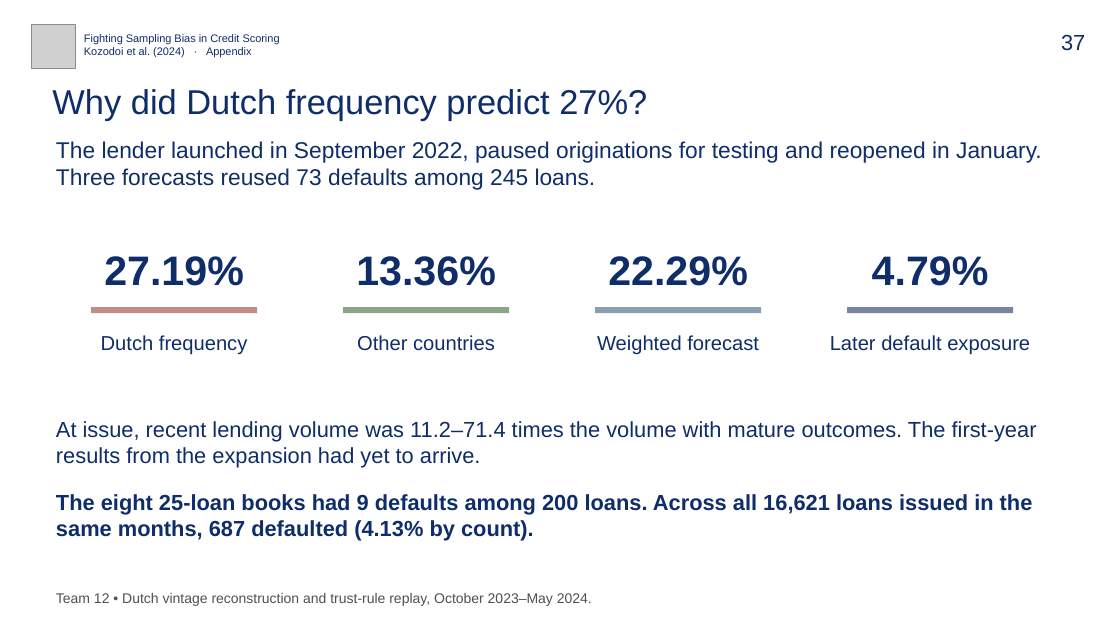
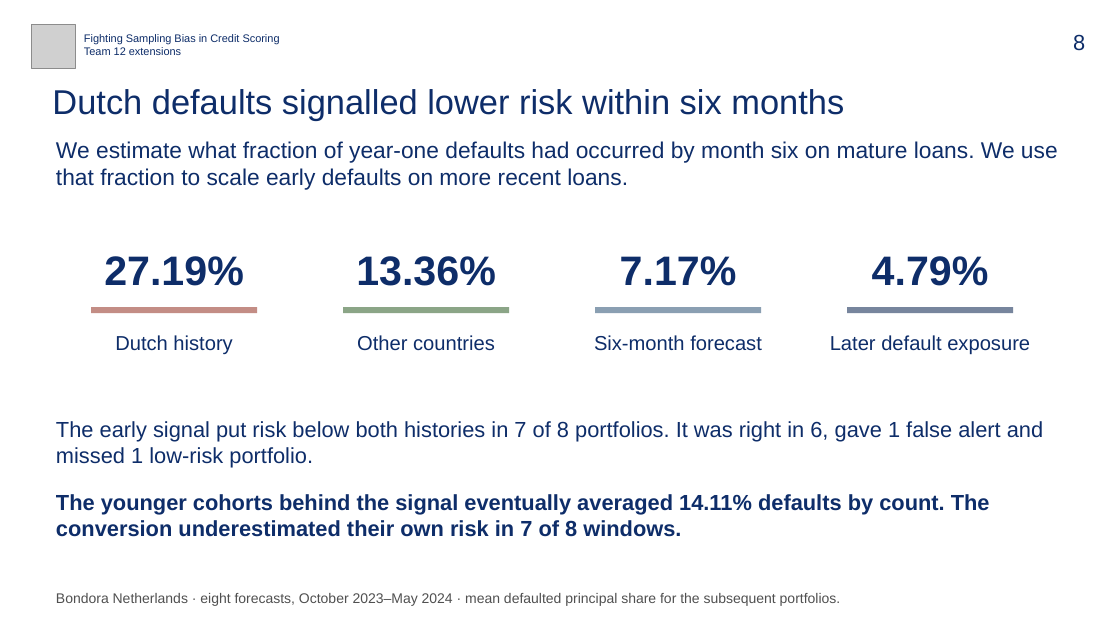
Before and after one commit to bigpurota/paper11, a slide deck: slide 8 of slides/paper11.pptx (slide 37 before the commit). Drawn at 1120x630 pixels with LibreOffice and Linux fonts; fonts in the diff are those of the drawing; grey boxes stand for pictures. Boxes give left, top, right and bottom in pixels: in the first picture for what was removed or moved away, otherwise in the second. Text is boxed around its words. In the diff, an @@ line names an element or a change of style, - is before the commit and + after.

Commit message:
Test early arrears across lenders and shorten the defense to nine slides

```diff
--- a/slides/paper11.pptx
+++ b/slides/paper11.pptx
@@ text at box(84, 47, 181, 55): text changed @@
-Kozodoi et al. (2024) · Appendix
+Team 12 extensions
@@ text at box(1073, 34, 1085, 51): text changed @@
-37
+8
@@ text at box(52, 89, 844, 120): text changed @@
-Why did Dutch frequency predict 27%?
+Dutch defaults signalled lower risk within six months
@@ text at box(56, 141, 1058, 190): text changed @@
-The lender launched in September 2022, paused originations for testing and reopened in January. Three forecasts reused 73 defaults among 245 loans.
+We estimate what fraction of year-one defaults had occurred by month six on mature loans. We use that fraction to scale early defaults on more recent loans.
@@ text at box(620, 256, 737, 286): text changed @@
-22.29%
+7.17%
@@ text at box(115, 335, 232, 354): text changed @@
-Dutch frequency
+Dutch history
@@ text at box(594, 335, 762, 351): text changed @@
-Weighted forecast
+Six-month forecast
@@ text at box(56, 421, 1043, 468): text changed @@
-At issue, recent lending volume was 11.2–71.4 times the volume with mature outcomes. The first-year results from the expansion had yet to arrive.
+The early signal put risk below both histories in 7 of 8 portfolios. It was right in 6, gave 1 false alert and missed 1 low-risk portfolio.
@@ text at box(56, 494, 990, 537): text changed @@
-The eight 25-loan books had 9 defaults among 200 loans. Across all 16,621 loans issued in the same months, 687 defaulted (4.13% by count).
+The younger cohorts behind the signal eventually averaged 14.11% defaults by count. The conversion underestimated their own risk in 7 of 8 windows.
@@ text at box(56, 593, 841, 606): text changed @@
-Team 12 • Dutch vintage reconstruction and trust-rule replay, October 2023–May 2024.
+Bondora Netherlands · eight forecasts, October 2023–May 2024 · mean defaulted principal share for the subsequent portfolios.
```
Also in this commit, not shown: 5 other slides changed, 2 slides added, 31 slides removed, 36 other files.
